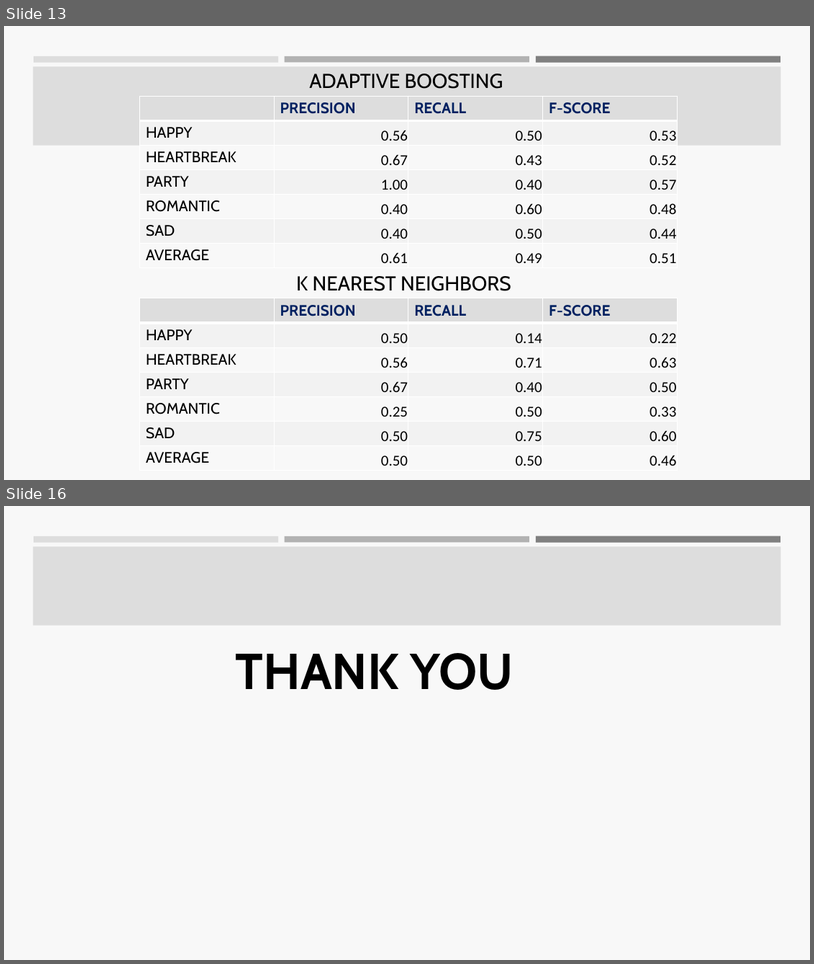
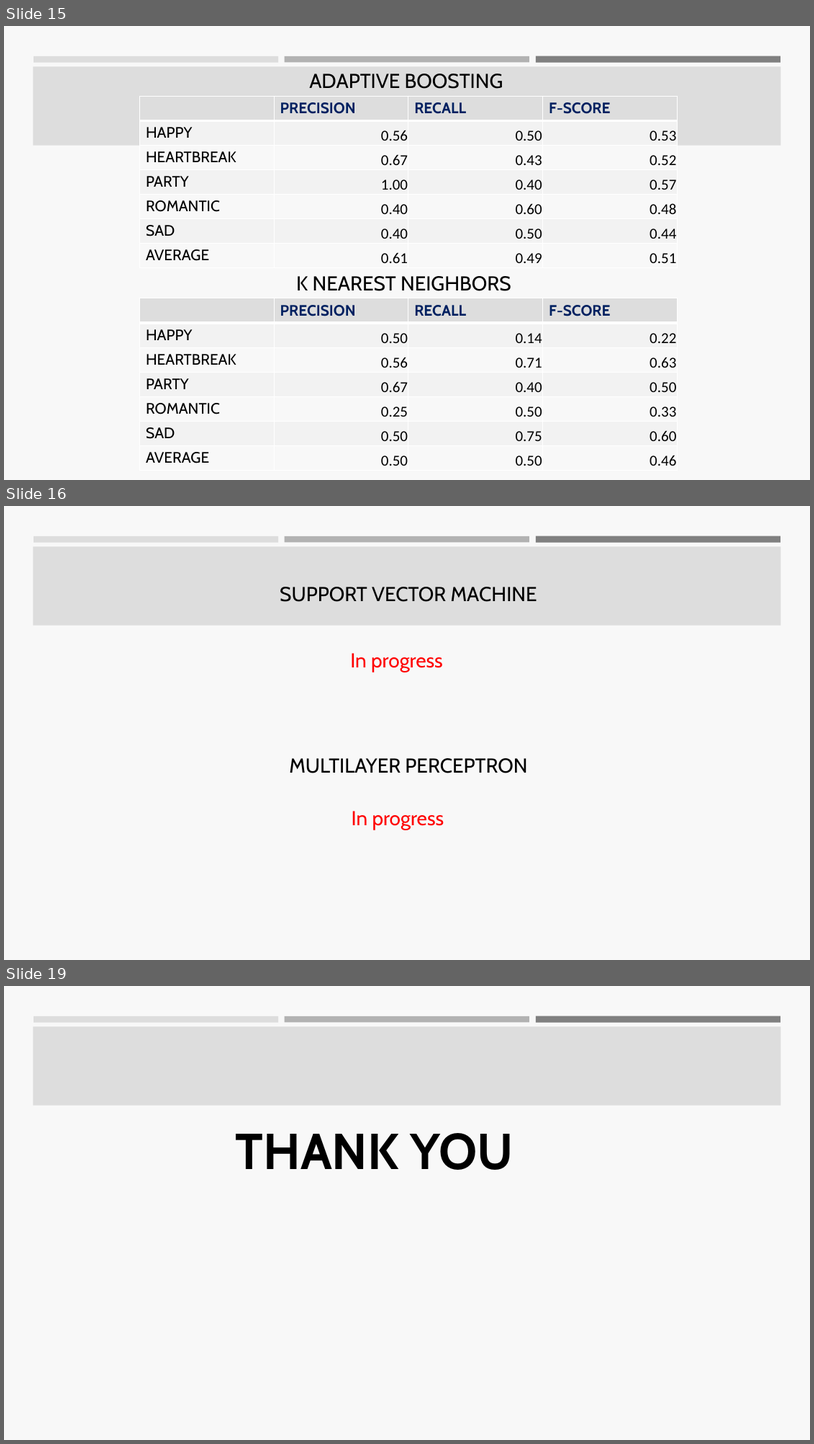
Before and after one commit to SnehalAdsule/CSCI544_Lyrics-Sentimental-Analysis-and-Mood-Classification, a slide deck: nlpproject.pptx. Shown one above the other, each under a label of ours: slides 13 and 16 before the commit, slides 15, 16 and 19 after it; the slides between them are not shown. The pictures are 814x964 and 814x1444 pixels, drawn with LibreOffice and Linux fonts; fonts in the diff are those of the drawing. Boxes give left, top, right and bottom in pixels: in the first picture for what was removed or moved away, otherwise in the second. Text is boxed around its words. In the diff, an @@ line names an element or a change of style, - is before the commit and + after.

```diff
--- a/nlpproject.pptx
+++ b/nlpproject.pptx
@@ slide 16 added at (4, 506, 810, 960), background #F8F8F8; not listed: 4 template elements that a slide beside it also shows @@
@@ text added at (280, 587, 538, 602), 24 pt, text #000000 @@
+SUPPORT VECTOR MACHINE
@@ text added at (350, 653, 443, 672), 24 pt, text #FF0000 @@
+In progress
@@ text added at (289, 758, 527, 773), 24 pt, text #000000 @@
+MULTILAYER PERCEPTRON
@@ text added at (352, 811, 445, 829), 24 pt, text #FF0000 @@
+In progress
@@ what was slide 13 is now slide 15 @@
@@ what was slide 16 is now slide 19 @@
```
Also in this commit, not shown: 7 slides changed, 3 other slides added, 1 slide removed.
